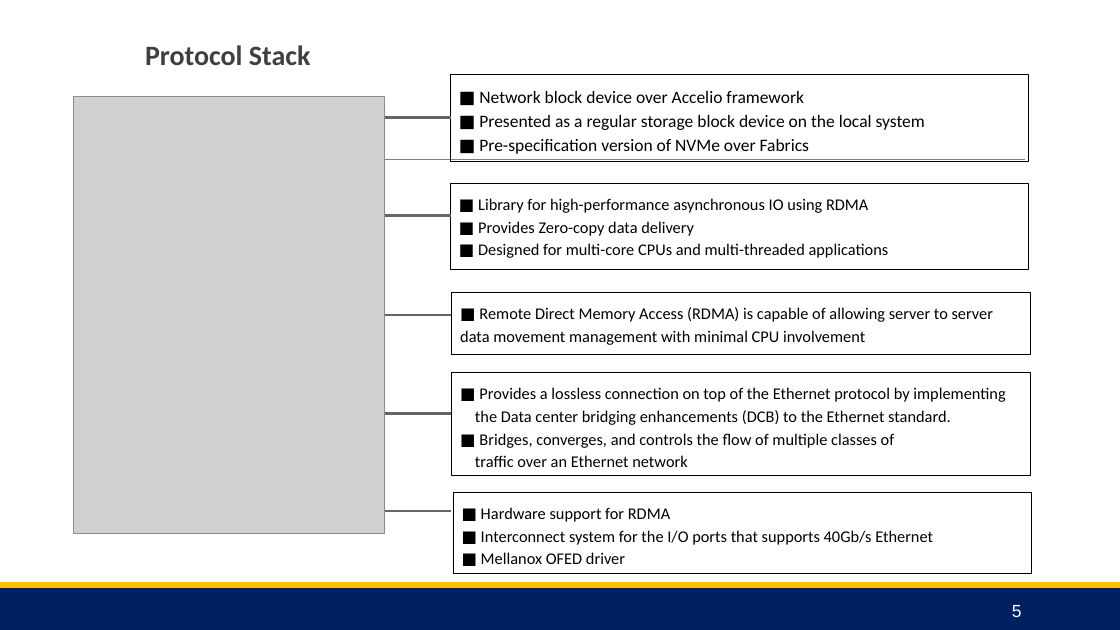
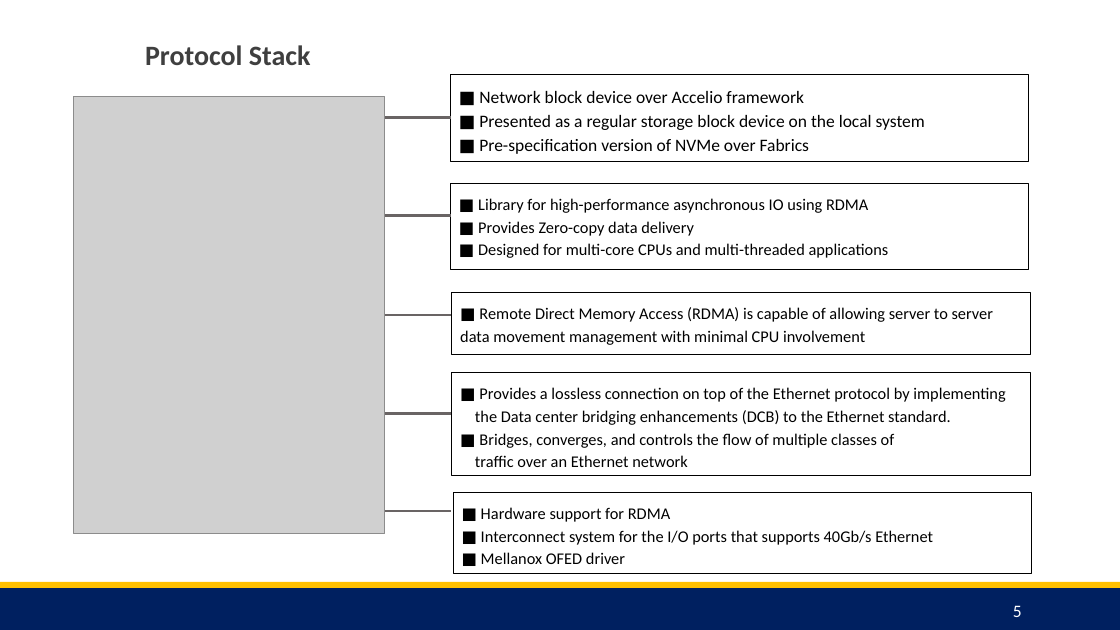
Before and after one commit to coy-humphrey/nvme-hpe, a slide deck: slide 5 of deliverables/Release 2/NVMe HPE Team Presentation.pptx. Drawn at 1120x630 pixels with LibreOffice and Linux fonts; fonts in the diff are those of the drawing; grey boxes stand for pictures. Boxes give left, top, right and bottom in pixels: in the first picture for what was removed or moved away, otherwise in the second. Text is boxed around its words. In the diff, an @@ line names an element or a change of style, - is before the commit and + after.

```diff
--- a/deliverables/Release 2/NVMe HPE Team Presentation.pptx
+++ b/deliverables/Release 2/NVMe HPE Team Presentation.pptx
@@ line removed from (110, 160) to (1026, 160) @@
@@ page number at (x1=1013, y1=605, x2=1022, y2=617): font Arial to Calibri @@
```
Also in this commit, not shown: 2 other slides changed.
